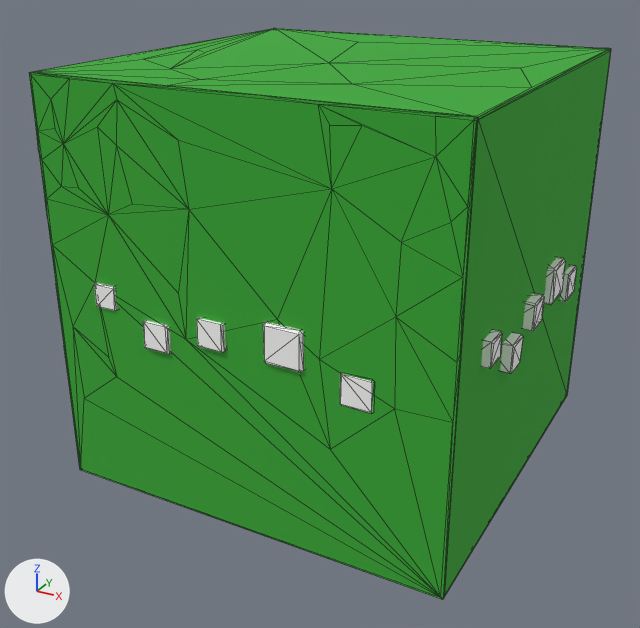
The OBJ model public/Sitzhocker/sitzhocker.obj: old version first, new version second.
Before and after are seen from a 50 mm lens placed at (4.72, -8.51, 6.02), pointed at (0.05, -0.01, 1.77). Every picture has the same lights, and +X, +Y and +Z are marked at lower left. Mesh edges are drawn as thin lines. Where no turn or scale is listed for an object, it has been applied to the vertices.

Script lines for the objects in view, before the commit:
```python
me_278151_23_06_15_13_26_19_0 = bpy.data.meshes.new('278151_23_06_15_13_26_19_0')
me_278151_23_06_15_13_26_19_0.from_pydata(...)  # 132 vertices, 260 faces; spans x -2.15..2.5, y -2.0..2.65, z 0.03..4.68
me_278151_23_06_15_13_26_19_0.materials.append(mat_278151_23_06_15_13_26_19_0)  # picture img_278151_23_06_15_13_26_19_0_color_png
me_278151_23_06_15_13_26_19_2 = bpy.data.meshes.new('278151_23_06_15_13_26_19_2')
me_278151_23_06_15_13_26_19_2.from_pydata(...)  # 91 vertices, 162 faces; spans x -1.57..1.7, y -2.05..-1.61, z 1.87..2.57
me_278151_23_06_15_13_26_19_2.materials.append(mat_278151_23_06_15_13_26_19_2)  # picture img_278151_23_06_15_13_26_19_2_color_png
me_278151_23_06_15_13_26_19_3 = bpy.data.meshes.new('278151_23_06_15_13_26_19_3')
me_278151_23_06_15_13_26_19_3.from_pydata(...)  # 91 vertices, 162 faces; spans x 2.16..2.62, y -1.4..1.88, z 1.87..2.57
me_278151_23_06_15_13_26_19_3.materials.append(mat_278151_23_06_15_13_26_19_3)  # picture img_278151_23_06_15_13_26_19_3_color_png
ob_278151_23_06_15_13_26_19_0 = bpy.data.objects.new('278151_23_06_15_13_26_19_0', me_278151_23_06_15_13_26_19_0)
ob_278151_23_06_15_13_26_19_0.location = (0.0, 0.0, 0.0)
ob_278151_23_06_15_13_26_19_2 = bpy.data.objects.new('278151_23_06_15_13_26_19_2', me_278151_23_06_15_13_26_19_2)
ob_278151_23_06_15_13_26_19_2.location = (0.0, 0.0, 0.0)
ob_278151_23_06_15_13_26_19_3 = bpy.data.objects.new('278151_23_06_15_13_26_19_3', me_278151_23_06_15_13_26_19_3)
ob_278151_23_06_15_13_26_19_3.location = (0.0, 0.0, 0.0)
```
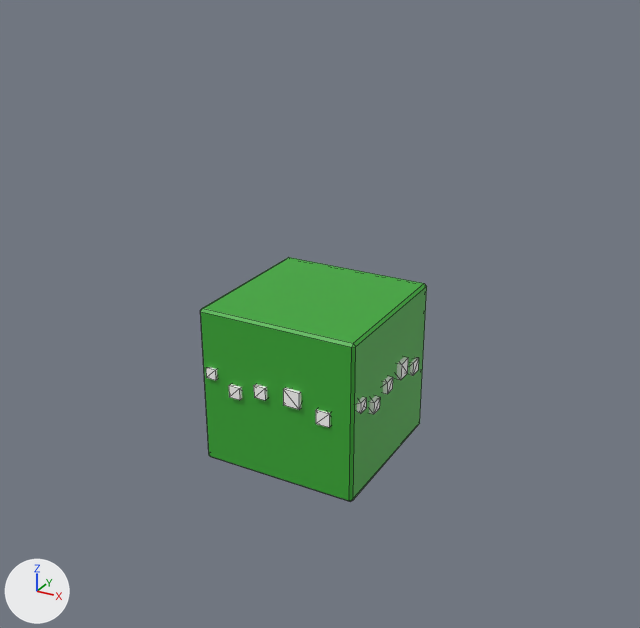
Boxes (x1, y1, x2, y2) around the edits, measured in the pictures (640 x 628 px):
'278151_23_06_15_13_26_19_0', deleted (green)
    before: (29, 28, 611, 599)
'Cube', added (green)
    after: (200, 257, 427, 502)
'278151_23_06_15_13_26_19_2', deleted
    before: (94, 282, 373, 413)
'278151_23_06_15_13_26_19_3', deleted
    before: (481, 257, 577, 374)
'278151_23_06_15_13_26_19_1.002', added
    after: (206, 367, 330, 427)
'278151_23_06_15_13_26_19_1.003', added
    after: (357, 357, 419, 414)

The change, as a diff of the scene's bpy script:
```diff
--- a/public/Sitzhocker/sitzhocker.obj.py
+++ b/public/Sitzhocker/sitzhocker.obj.py
@@ mat_material_010 @@
+mat_material_010 = principled_material('Material.010')
+mat_material_010.base_color = (0.0423, 0.402, 0.0356)  # green #3aaa35
@@ mat_278151_23_06_15_13_26_19_1_003 @@
+mat_278151_23_06_15_13_26_19_1_003 = principled_material('278151_23_06_15_13_26_19_1.003')
+mat_278151_23_06_15_13_26_19_1_003.texture = img_278151_23_06_15_13_26_19_1_color_png
+mat_278151_23_06_15_13_26_19_1_003.roughness = 1.0
@@ mat_278151_23_06_15_13_26_19_1_002 @@
+mat_278151_23_06_15_13_26_19_1_002 = principled_material('278151_23_06_15_13_26_19_1.002')
+mat_278151_23_06_15_13_26_19_1_002.texture = img_278151_23_06_15_13_26_19_1_color_png
+mat_278151_23_06_15_13_26_19_1_002.roughness = 1.0
@@ me_cube @@
+me_cube.from_pydata(...)  # 24 vertices, 26 faces; spans x -1.0..1.0, y -1.0..1.0, z 0.0..2.0
+me_cube.materials.append(mat_material_010)  # green #3aaa35
@@ me_278151_23_06_15_13_26_19_1_003 @@
+me_278151_23_06_15_13_26_19_1_003.from_pydata(...)  # 39 vertices, 58 faces; spans x 0.85..1.06, y -0.94..0.72, z 0.94..1.28
+me_278151_23_06_15_13_26_19_1_003.materials.append(mat_278151_23_06_15_13_26_19_1_003)  # picture img_278151_23_06_15_13_26_19_1_color_png
@@ me_278151_23_06_15_13_26_19_1_002 @@
+me_278151_23_06_15_13_26_19_1_002.from_pydata(...)  # 39 vertices, 58 faces; spans x -0.93..0.72, y -1.05..-0.84, z 0.94..1.28
+me_278151_23_06_15_13_26_19_1_002.materials.append(mat_278151_23_06_15_13_26_19_1_002)  # picture img_278151_23_06_15_13_26_19_1_color_png
@@ ob_278151_23_06_15_13_26_19_0 @@
-ob_278151_23_06_15_13_26_19_0 = bpy.data.objects.new('278151_23_06_15_13_26_19_0', me_278151_23_06_15_13_26_19_0)
-ob_278151_23_06_15_13_26_19_0.location = (0.0, 0.0, 0.0)
@@ ob_278151_23_06_15_13_26_19_2 @@
-ob_278151_23_06_15_13_26_19_2 = bpy.data.objects.new('278151_23_06_15_13_26_19_2', me_278151_23_06_15_13_26_19_2)
-ob_278151_23_06_15_13_26_19_2.location = (0.0, 0.0, 0.0)
@@ ob_278151_23_06_15_13_26_19_3 @@
-ob_278151_23_06_15_13_26_19_3 = bpy.data.objects.new('278151_23_06_15_13_26_19_3', me_278151_23_06_15_13_26_19_3)
-ob_278151_23_06_15_13_26_19_3.location = (0.0, 0.0, 0.0)
@@ ob_cube @@
+ob_cube = bpy.data.objects.new('Cube', me_cube)
+ob_cube.location = (0.0, 0.0, 0.0)
@@ ob_278151_23_06_15_13_26_19_1_003 @@
+ob_278151_23_06_15_13_26_19_1_003 = bpy.data.objects.new('278151_23_06_15_13_26_19_1.003', me_278151_23_06_15_13_26_19_1_003)
+ob_278151_23_06_15_13_26_19_1_003.location = (0.0, 0.0, 0.0)
@@ ob_278151_23_06_15_13_26_19_1_002 @@
+ob_278151_23_06_15_13_26_19_1_002 = bpy.data.objects.new('278151_23_06_15_13_26_19_1.002', me_278151_23_06_15_13_26_19_1_002)
+ob_278151_23_06_15_13_26_19_1_002.location = (0.0, 0.0, 0.0)
```
